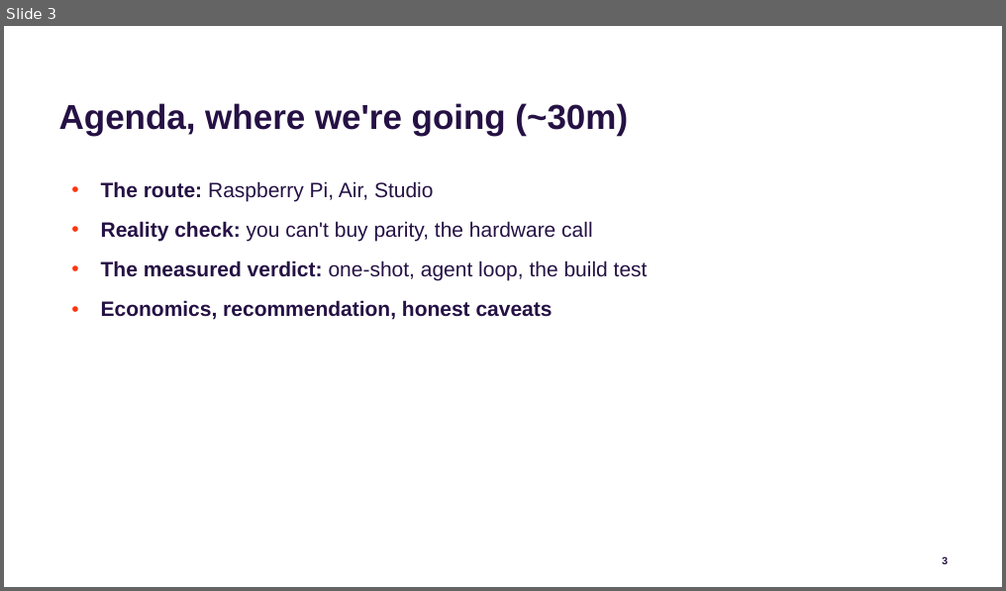
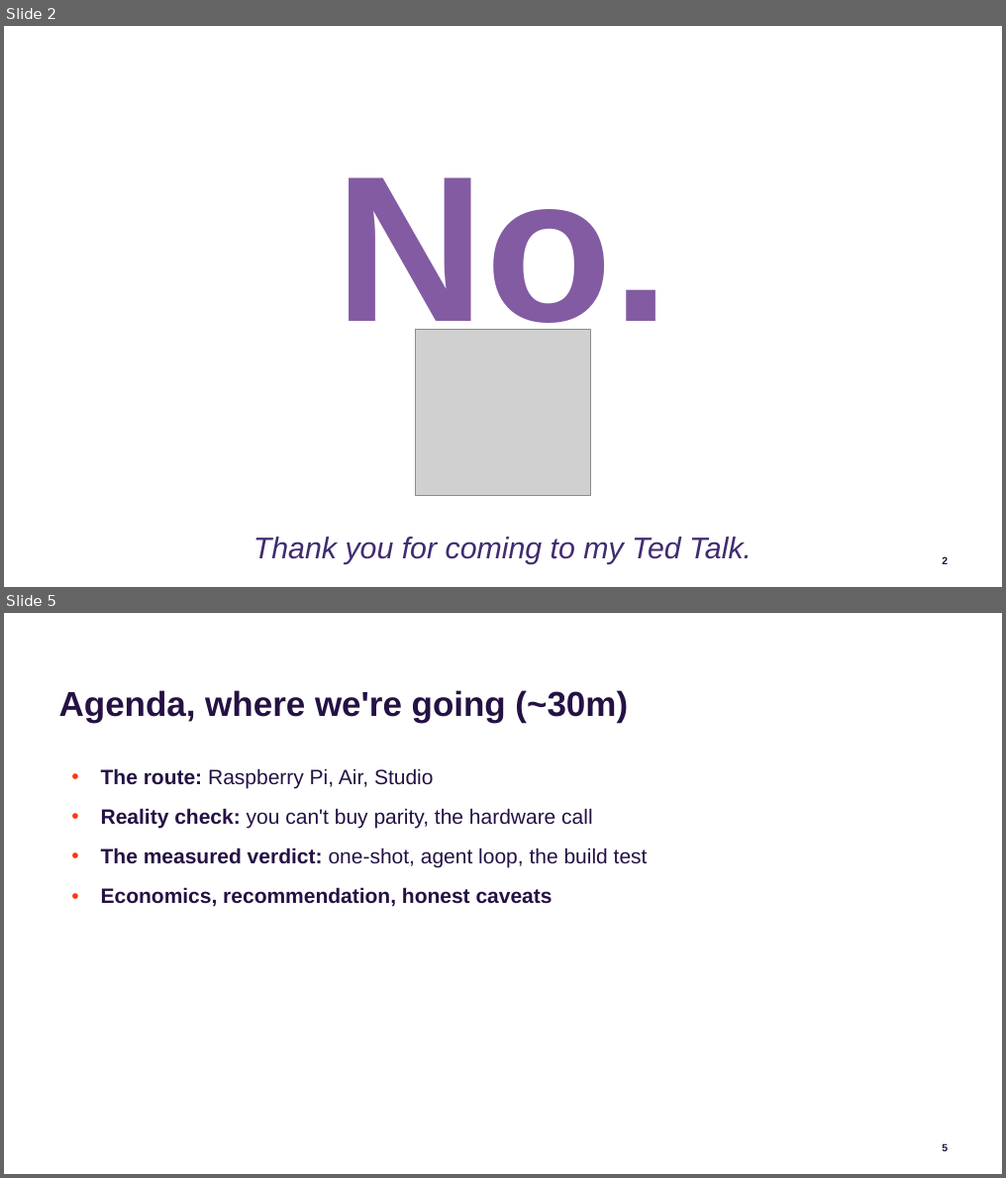
Before and after one commit to jconnolly/local-llm-pi5, a slide deck: local-llm-datasociety.pptx. Shown one above the other, each under a label of ours: slide 3 before the commit, slides 2 and 5 after it; the slides between them are not shown. The pictures are 1006x591 and 1006x1178 pixels, drawn with LibreOffice and Linux fonts; fonts in the diff are those of the drawing; grey boxes stand for pictures; background and template pictures are left out. Boxes give left, top, right and bottom in pixels: in the first picture for what was removed or moved away, otherwise in the second. Text is boxed around its words. In the diff, an @@ line names an element or a change of style, - is before the commit and + after.

```diff
--- a/local-llm-datasociety.pptx
+++ b/local-llm-datasociety.pptx
@@ slide 2 added at box(4, 26, 1002, 587), background #FFFFFF; not listed: 1 template element that a slide beside it also shows @@
@@ text added at box(336, 177, 670, 358), 180 pt, text #835BA3, bold @@
+No.
@@ picture added at box(415, 330, 590, 496) @@
@@ text added at box(253, 537, 751, 565), 26 pt, text #412B71, italic @@
+Thank you for coming to my Ted Talk.
@@ what was slide 3 is now slide 5 @@
@@ page number at box(942, 1145, 947, 1152): text changed @@
-3
+5
```
Also in this commit, not shown: 5 slides changed, 3 other slides added, 9 other files.
